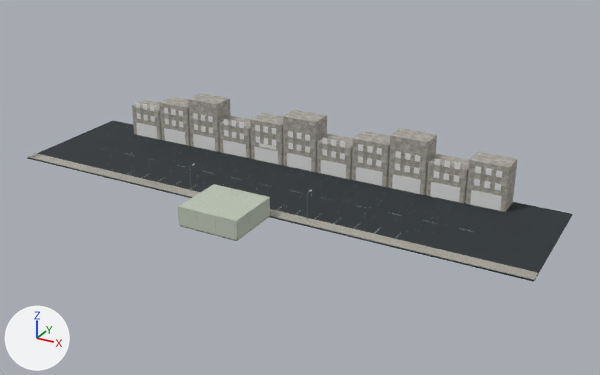
An edit to the Blender file blender/night_laundry.blend, drawn before and after from the same camera.
Camera for both pictures: a 50 mm lens placed at (78.0, -114.0, 66.6), pointed at (6.9, 15.3, 1.9). Arrows for +X, +Y and +Z are at lower left; the lights stay in place. The picture after the commit comes second.

The first picture shows 'Static Concrete', 'Static Dark', 'Static Enamel', 'Static Metal', 'Static Mint', 'Static Road' and 1 more.
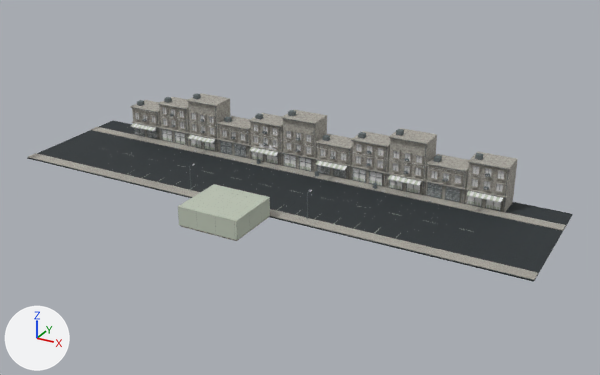
Boxes [x1, y1, x2, y2] around the edits, measured in the pictures (600 x 375 px):
'Static Concrete', reshaped
    before: [28, 93, 538, 280]
    after: [28, 93, 566, 280]
'Static Metal', reshaped (mostly hidden before)
    before: [189, 164, 311, 219]
    after: [130, 93, 509, 219]
part 1 of me_static_enamel, added
    after: [249, 147, 419, 193]
part 2 of me_static_enamel, added
    after: [131, 123, 214, 150]
part 3 of me_static_enamel, added
    after: [467, 191, 500, 210]
part 4 of me_static_metal, added
    after: [130, 93, 509, 212]
part 5 of me_static_concrete, added
    after: [130, 99, 510, 212]
part 6 of me_static_concrete, added
    after: [91, 127, 566, 231]
part 7 of me_static_dark, deleted
    before: [136, 123, 499, 196]
part 8 of me_static_dark, built on
    before: [164, 128, 502, 211]
    after: [135, 111, 504, 210]
part 9 of me_static_mint, deleted
    before: [136, 102, 503, 191]
part 10 of me_static_mint, built on
    before: [263, 126, 373, 153]
    after: [133, 107, 504, 203]

Patch to the scene script:
```diff
--- a/blender/night_laundry.blend.py
+++ b/blender/night_laundry.blend.py
@@ me_static_enamel @@
 # used by ob_static_enamel; location = (0.0, 0.0, 0.0)
-me_static_enamel.from_pydata(...)  # 1568 vertices, 408 faces; spans x -45.5..41.5, y -6.2..17.0, z -0.1..3.7
+me_static_enamel.from_pydata(...)  # 15160 vertices, 3972 faces; spans x -45.5..42.8, y -6.2..27.4, z -0.1..3.7
+# me_static_enamel part 1: 3576 vertices added at x -11.3..26.8, y 25.9..27.4, z 0.2..3.1
+# me_static_enamel part 2: 1872 vertices added at x -43.3..-21.2, y 25.9..27.4, z 0.2..3.1
+# me_static_enamel part 3: 936 vertices added at x 36.7..42.8, y 25.9..27.4, z 0.2..3.1
+# other edits to the shape of me_static_enamel do not show in these pictures
 me_static_enamel.materials.append(mat_enamel)
@@ me_static_metal @@
 # used by ob_static_metal; location = (0.0, 0.0, 0.0)
-me_static_metal.from_pydata(...)  # 9952 vertices, 2888 faces; spans x -13.1..13.1, y -6.0..8.1, z 0.0..5.4
+me_static_metal.from_pydata(...)  # 34128 vertices, 9514 faces; spans x -43.9..43.9, y -6.0..29.6, z 0.0..11.9
+# me_static_metal part 4: 15984 vertices added at x -43.9..43.9, y 25.1..29.6, z 0.0..11.9
+# other edits to the shape of me_static_metal do not show in these pictures
 me_static_metal.materials.append(mat_metal)
@@ me_static_concrete @@
 # used by ob_static_concrete; location = (0.0, 0.0, 0.0)
-me_static_concrete.from_pydata(...)  # 288 vertices, 72 faces; spans x -55.0..55.0, y 5.1..32.5, z -0.1..11.0
+me_static_concrete.from_pydata(...)  # 13152 vertices, 3288 faces; spans x -55.0..55.0, y 5.1..32.5, z -0.1..11.0
+# me_static_concrete part 5: 12840 vertices added at x -43.9..43.9, y 27.0..27.5, z 0.1..11.0
+# me_static_concrete part 6: 24 vertices added at x -55.0..55.0, y 25.1..27.3, z -0.1..0.1
 me_static_concrete.materials.append(mat_concrete)
@@ me_static_dark @@
 # used by ob_static_dark; location = (0.0, 0.0, 0.0)
-me_static_dark.from_pydata(...)  # 2696 vertices, 786 faces; spans x -42.9..42.9, y -5.8..27.5, z 0.0..4.1
+me_static_dark.from_pydata(...)  # 24760 vertices, 6944 faces; spans x -43.5..43.1, y -5.9..27.5, z 0.0..8.2
+# me_static_dark part 7: 30 loose pieces with 120 vertices, spanning x -42.9..42.9, y 27.4..27.5, z 0.1..3.1, are deleted
+# me_static_dark part 8: 126 vertices removed from x -34.9..42.9, y 27.4..27.5, z 0.1..3.1; 16614 vertices added at x -43.5..43.1, y 25.2..27.5, z 0.1..8.2
+# other edits to the shape of me_static_dark do not show in these pictures
 me_static_dark.materials.append(mat_dark)
@@ me_static_mint @@
 # used by ob_static_mint; location = (0.0, 0.0, 0.0)
-me_static_mint.from_pydata(...)  # 1752 vertices, 438 faces; spans x -42.5..42.5, y -5.8..27.5, z 0.0..8.1
+me_static_mint.from_pydata(...)  # 4920 vertices, 1282 faces; spans x -42.9..43.3, y -5.9..27.4, z 0.0..8.1
+# me_static_mint part 9: 399 loose pieces with 1596 vertices, spanning x -42.5..42.5, y -3.6..27.5, z 0.4..8.1, are deleted
+# me_static_mint part 10: 15 vertices moved within x -8.6..15.4, y 27.4, z 8.1; 29 vertices removed from x -8.6..16.5, y 27.4..27.5, z 6.8..8.1; 2289 vertices added at x -42.9..43.3, y 25.9..27.4, z 2.5..8.1
+# other edits to the shape of me_static_mint do not show in these pictures
 me_static_mint.materials.append(mat_mint)
```
